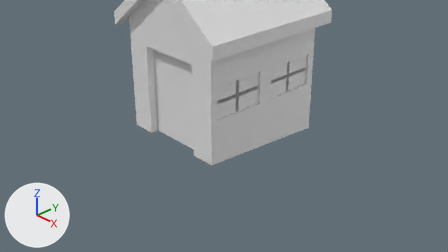
A saved change to the Blender file HOME.blend.
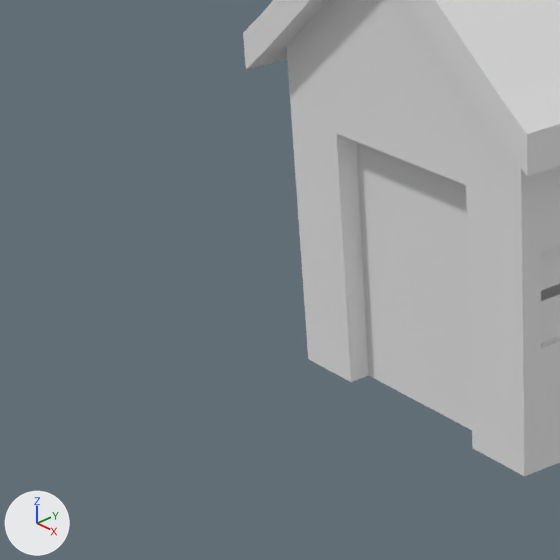
Each version is shown from the file's camera 'Camera', then close up on the part from 7% to 50% of the width and 0% to 77% of the height. Lighting does not change. The marker at lower left points along +X, +Y and +Z. The older version's two pictures come first.

Before the edit, the objects in view are built like this:
```python
me_cube = bpy.data.meshes.new('Cube')
me_cube.from_pydata(...)  # 173 vertices, 166 faces; spans x -1.21..1.21, y -1.35..1.35, z -1.21..1.97
# faces by material slot: [160, 6]
me_cube.materials.append(mat_material_004)  # white #e7e7e7
me_cube.materials.append(None)
ob_cube = bpy.data.objects.new('Cube', me_cube)
ob_cube.location = (0.0, 0.0, 1.064)
ob_cube.scale = (1.0, 1.0, 1.0)
```
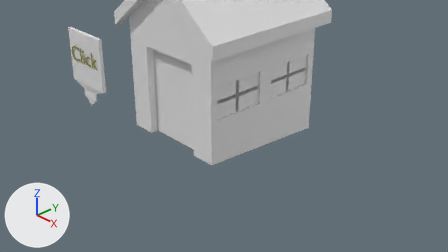
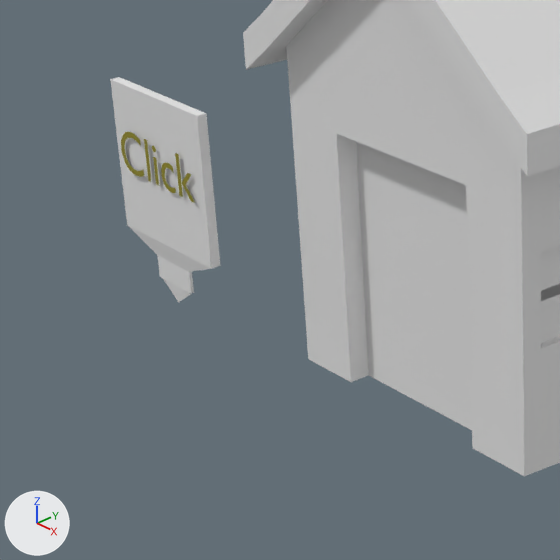
Boxes (x1, y1, x2, y2) around the edits, measured in the close-ups (560 x 560 px):
'Plane.001', added
    after: (110, 77, 220, 302)
'Text.001', added (yellow)
    after: (121, 132, 195, 203)

The change, as a diff of the scene's bpy script:
```diff
--- a/HOME.blend.py
+++ b/HOME.blend.py
@@ mat_material_001 @@
+mat_material_001 = principled_material('Material.001')
+mat_material_001.base_color = (0.8, 0.718, 0.0816)  # yellow #e7dc51
+mat_material_001.metallic = 1.0
+mat_material_001.roughness = 0.116
@@ me_plane_001 @@
+me_plane_001.from_pydata(...)  # 41 vertices, 36 faces; spans x -1.0..1.0, y -1.82..1.0, z -0.13..0.0
@@ txt_text_001 @@
+txt_text_001 = bpy.data.curves.new('Text.001', 'FONT')
+txt_text_001.body = 'Click'
+txt_text_001.materials.append(mat_material_001)  # yellow #e7dc51
@@ ob_text_001 @@
+ob_text_001 = bpy.data.objects.new('Text.001', txt_text_001)
+ob_text_001.location = (-2.176, -1.683, 1.075)
+ob_text_001.rotation_euler = (1.571, 0.0, 0.0)  # degrees (90, 0, 0)
+ob_text_001.scale = (0.397, 0.397, 0.397)
@@ ob_plane_001 @@
+ob_plane_001 = bpy.data.objects.new('Plane.001', me_plane_001)
+ob_plane_001.location = (-1.756, -1.66, 1.15)
+ob_plane_001.rotation_euler = (1.571, 0.0, 0.0)  # degrees (90, 0, 0)
+ob_plane_001.scale = (0.479, 0.479, 0.479)
```
